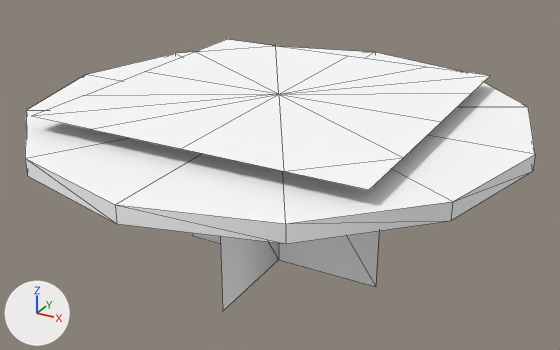
The glTF model public/3d/item/model__item__shop.ofs_3612_0/3612kg_23_ta0.gltf, before and after one commit.
Both versions are drawn from a 50 mm camera at (0.922, -1.576, 1.691) aimed at (-0.501, 1.011, 0.398). The lights are fixed; the arrows at lower left show +X, +Y and +Z. The older version comes first. Mesh edges are drawn as thin lines.

The scene before the commit, as lines of its bpy script (objects in view):
```python
mat_ta_mat_230 = principled_material('ta_mat_230')
mat_ta_mat_230.base_color = (1.0, 1.0, 1.0)  # white #ffffff
mat_ta_mat_230.roughness = 1.0
mat_ta_mat_231 = principled_material('ta_mat_231')
mat_ta_mat_231.base_color = (1.0, 1.0, 1.0)  # white #ffffff
mat_ta_mat_231.roughness = 1.0
me_3612kg_23_ta0 = bpy.data.meshes.new('3612kg_23_ta0')
me_3612kg_23_ta0.from_pydata(...)  # 52 vertices, 60 faces; spans x -1.5..0.5, y 0.0..2.0, z 0.0..0.75
# faces by material slot: [16, 44]
me_3612kg_23_ta0.materials.append(mat_ta_mat_231)  # white #ffffff
me_3612kg_23_ta0.materials.append(mat_ta_mat_230)  # white #ffffff
ob_3612kg_23_ta0 = bpy.data.objects.new('3612kg_23_ta0', me_3612kg_23_ta0)
ob_3612kg_23_ta0.location = (0.0, 0.0, 0.0)
```
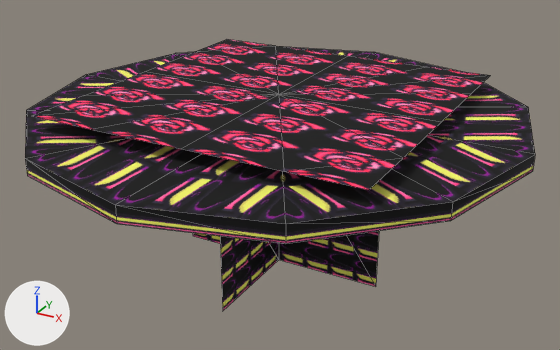
What differs and where, as boxes (x1, y1, x2, y2) in the pictures (560 x 350 px):
'3612kg_23_ta0', surface changed (darker): (25, 39, 535, 310) in both

Patch to the scene script:
```diff
--- a/public/3d/item/model__item__shop.ofs_3612_0/3612kg_23_ta0.gltf.py
+++ b/public/3d/item/model__item__shop.ofs_3612_0/3612kg_23_ta0.gltf.py
@@ img_23_ta0_0 @@
+img_23_ta0_0 = load_image('23_ta0_0', '_unpacked/23_ta0_0', 32, 64, 'sRGB')
@@ img_23_ta0_1 @@
+img_23_ta0_1 = load_image('23_ta0_1', '_unpacked/23_ta0_1', 32, 64, 'sRGB')
@@ mat_ta_mat_231 @@
 mat_ta_mat_231 = principled_material('ta_mat_231')
-mat_ta_mat_231.base_color = (1.0, 1.0, 1.0)  # white #ffffff
+mat_ta_mat_231.texture = img_23_ta0_1
 mat_ta_mat_231.roughness = 1.0
@@ mat_ta_mat_230 @@
 mat_ta_mat_230 = principled_material('ta_mat_230')
-mat_ta_mat_230.base_color = (1.0, 1.0, 1.0)  # white #ffffff
+mat_ta_mat_230.texture = img_23_ta0_0
 mat_ta_mat_230.roughness = 1.0
```
